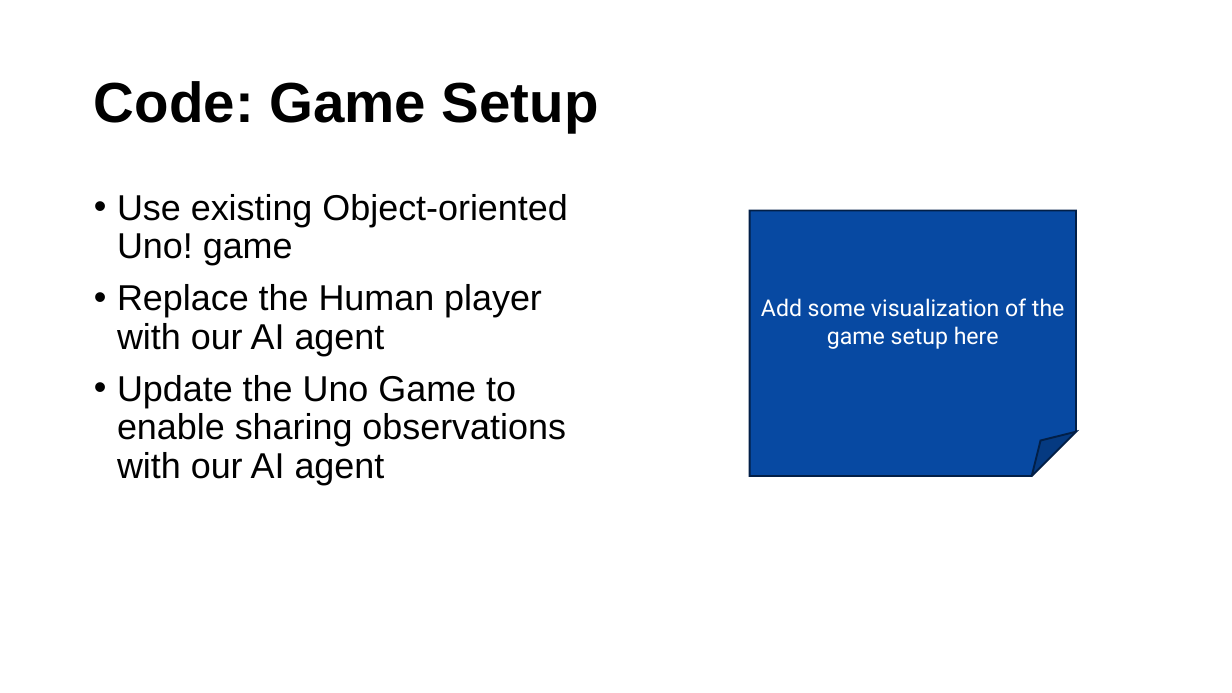
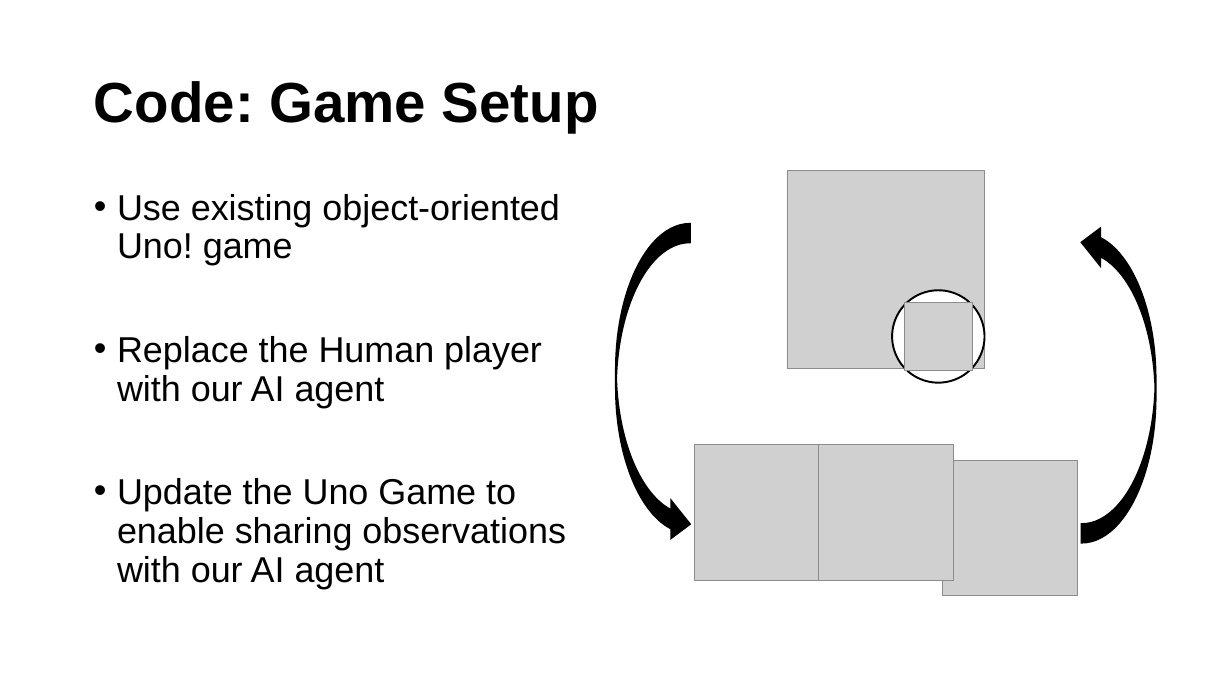
Before and after one commit to fraander/cs5100project, a slide deck: slide 9 of CS 5100 Final Presentation.pptx. Drawn at 1232x693 pixels with LibreOffice and Linux fonts; fonts in the diff are those of the drawing; grey boxes stand for pictures. Boxes give left, top, right and bottom in pixels: in the first picture for what was removed or moved away, otherwise in the second. Text is boxed around its words. In the diff, an @@ line names an element or a change of style, - is before the commit and + after.

Commit message:
game setup

```diff
--- a/CS 5100 Final Presentation.pptx
+++ b/CS 5100 Final Presentation.pptx
@@ text at bbox=[117, 194, 559, 265]: text changed @@
-• Use existing Object-oriented Uno! game
+• Use existing object-oriented Uno! game
@@ curved right arrow added at bbox=[616, 224, 690, 543], fill #000000, outline #000000 1.5 pt @@
@@ folded corner removed at bbox=[750, 211, 1076, 476] @@
-Add some visualization of the game setup here
@@ curved right arrow added at bbox=[1082, 224, 1156, 543], fill #000000, outline #000000 1.5 pt @@
@@ group added at bbox=[694, 171, 1078, 595]: 5 pictures, 1 ellipse @@
```
